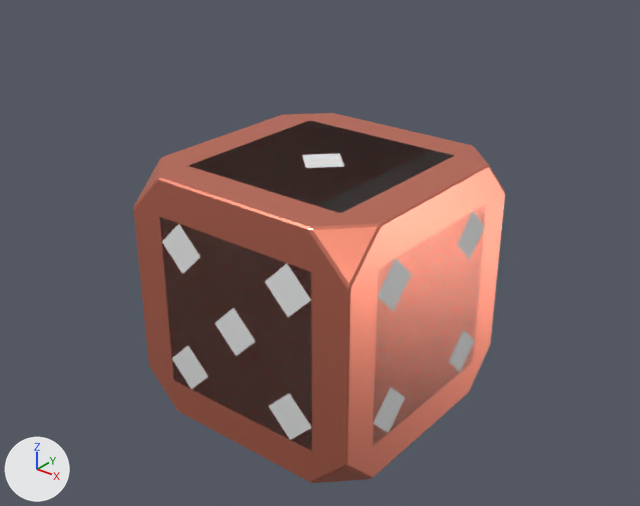
One commit to the FBX model Assets/Models/Die.fbx: the scene before it, then after it.
The view is the same before and after, from a camera (50 mm lens) standing at (3.85, -4.85, 3.24) and looking at (0.0, -0.03, 0.25). Lighting does not change. The marker at lower left points along +X, +Y and +Z.

The scene before the commit, as lines of its bpy script (objects in view):
```python
me_cube = bpy.data.meshes.new('Cube')
me_cube.from_pydata(...)  # 282 vertices, 288 faces; spans x -1.0..1.0, y -1.0..1.0, z -1.0..1.0
me_cube.materials.append(mat_colorpalette)  # picture img_colorpalette_png
me_cube_002 = bpy.data.meshes.new('Cube.002')
me_cube_002.from_pydata(...)  # 216 vertices, 218 faces; spans x -1.0..1.0, y -1.0..1.0, z -1.0..1.0
ob_die = bpy.data.objects.new('Die', me_cube)
ob_die.location = (0.0, 0.0, 0.0)
ob_diecollider = bpy.data.objects.new('DieCollider', me_cube_002)
ob_diecollider.location = (0.0, 0.0, 0.0)
```
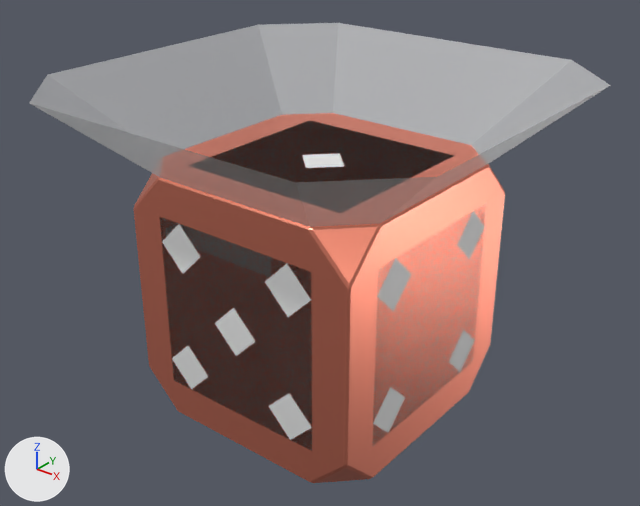
Commit message: Dice glow

Boxes (x1, y1, x2, y2) around the edits, measured in the pictures (640 x 506 px):
'DieGlow', added
    after: (29, 23, 611, 227)

The change in detail:
Material 'Glow' (mat_glow) is new.
Its base color is (0.8, 0.8, 0.8) (white #e7e7e7).
Its alpha is 0.472.
Mesh me_cube_002_1 is new.
It has 40 vertices, 20 faces and spans x -1.65..1.65, y -1.65..1.65, z 1.0..1.6.
It uses material mat_glow (white #e7e7e7).
Object 'DieGlow' (ob_dieglow) is new; it shows me_cube_002_1.
Its location is (0.0, 0.0, 0.0).
